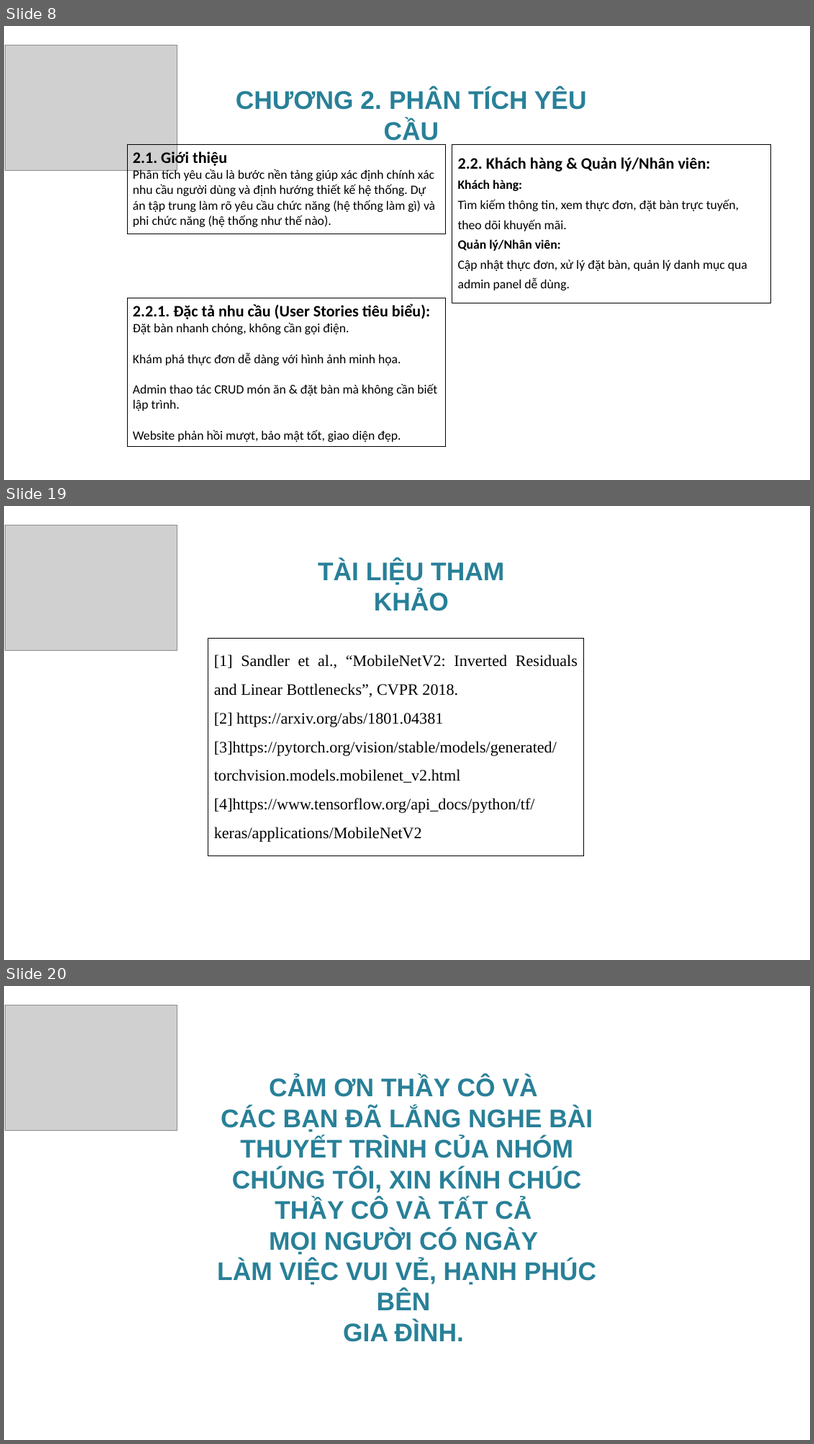
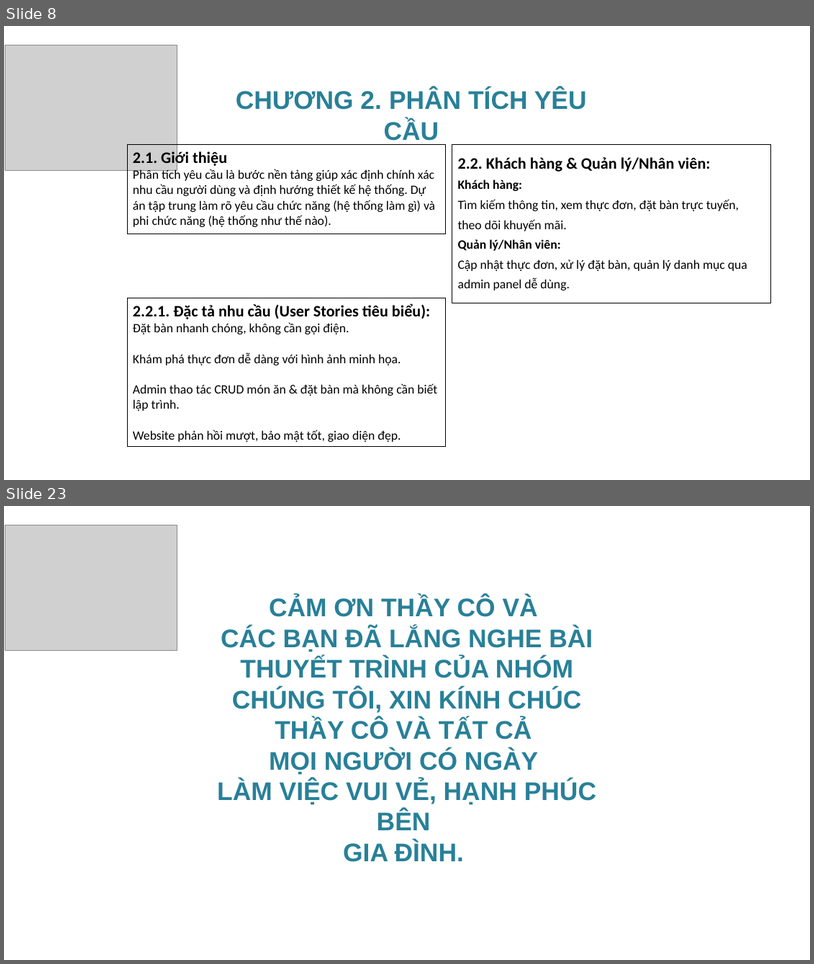
Before and after one commit to KyThuatTVU/DuAn-WebSiteNhaHang, a slide deck: BaoCaoKTM_NhomTripleCode/SlideBaoCaoKetThucMon_Nhom01.pptx. Shown one above the other, each under a label of ours: slides 8, 19 and 20 before the commit, slides 8 and 23 after it; the slides between them are not shown. The pictures are 814x1444 and 814x964 pixels, drawn with LibreOffice and Linux fonts; fonts in the diff are those of the drawing; grey boxes stand for pictures; background and template pictures are left out. Boxes give left, top, right and bottom in pixels: in the first picture for what was removed or moved away, otherwise in the second. Text is boxed around its words. In the diff, an @@ line names an element or a change of style, - is before the commit and + after.

```diff
--- a/BaoCaoKTM_NhomTripleCode/SlideBaoCaoKetThucMon_Nhom01.pptx
+++ b/BaoCaoKTM_NhomTripleCode/SlideBaoCaoKetThucMon_Nhom01.pptx
@@ slide 19 removed at (4, 506, 810, 960), background picture (left out) @@
@@ picture removed at (5, 525, 177, 650) @@
@@ text removed at (318, 560, 504, 611) @@
-TÀI LIỆU THAM KHẢO
@@ rectangle removed at (208, 638, 584, 856) @@
-[1] Sandler et al., “MobileNetV2: Inverted Residuals and Linear Bottlenecks”, CVPR 2018.
-[2] https://arxiv.org/abs/1801.04381
-[3]https://pytorch.org/vision/stable/models/generated/torchvision.models.mobilenet_v2.html
-[4]https://www.tensorflow.org/api_docs/python/tf/keras/applications/MobileNetV2
@@ what was slide 20 is now slide 23 @@
```
Also in this commit, not shown: 3 slides changed, 11 slides added, 7 other slides removed, 33 other files.
